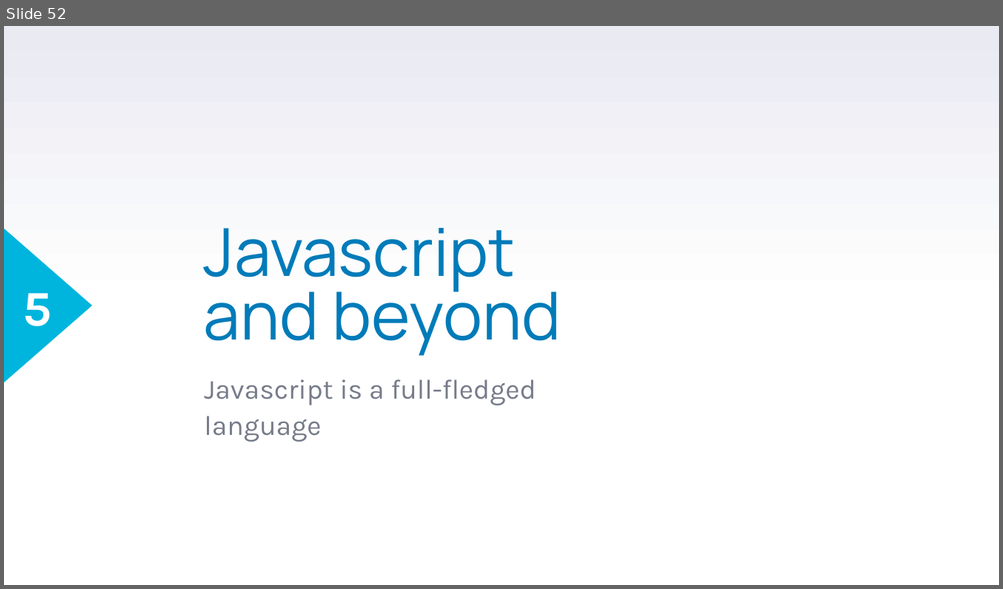
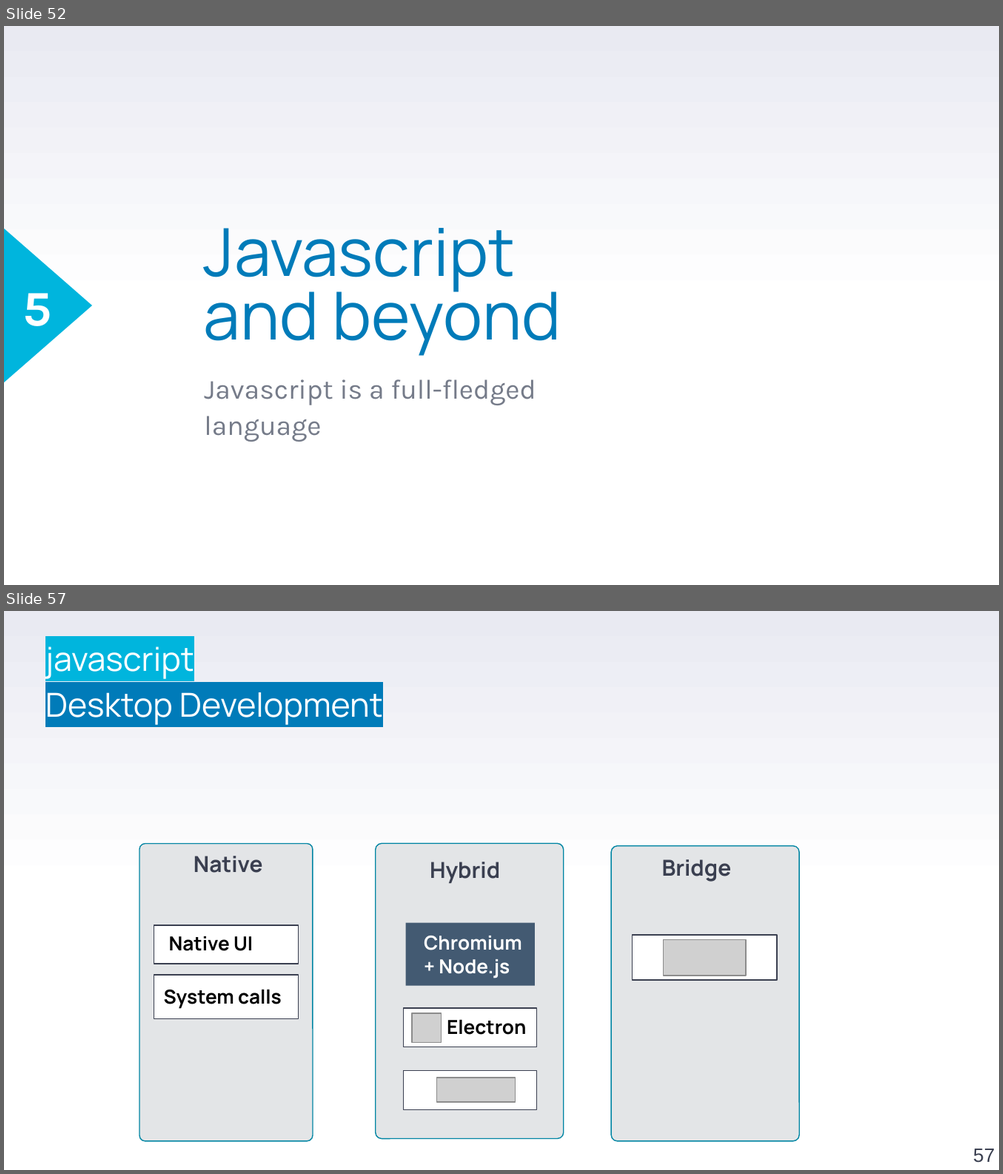
Before and after one commit to stefanofiorenza/KNITS, a slide deck: Programs/Trainings/01-FE/BasicJS/KNITS-Javascript.pptx. Shown one above the other, each under a label of ours: slide 52 before the commit, slides 52 and 57 after it; the slides between them are not shown. The pictures are 1003x589 and 1003x1174 pixels, drawn with LibreOffice and Linux fonts; fonts in the diff are those of the drawing; grey boxes stand for pictures; background and template pictures are left out. Boxes give left, top, right and bottom in pixels: in the first picture for what was removed or moved away, otherwise in the second. Text is boxed around its words. In the diff, an @@ line names an element or a change of style, - is before the commit and + after.

```diff
--- a/Programs/Trainings/01-FE/BasicJS/KNITS-Javascript.pptx
+++ b/Programs/Trainings/01-FE/BasicJS/KNITS-Javascript.pptx
@@ slide 57 added at (4,611,999,1170), background gradient #FFFFFF to #E9EAF2 @@
@@ text added at (45,647,383,725), 24 pt, text #FFFFFF @@
+javascript
+Desktop Development
@@ rounded rectangle added at (139,843,313,1141), fill #E3E5E7, outline #0086A3 0.75 pt @@
@@ rounded rectangle added at (375,843,563,1139), fill #E3E5E7, outline #0086A3 0.75 pt @@
@@ rounded rectangle added at (611,846,799,1141), fill #E3E5E7, outline #0086A3 0.75 pt @@
@@ text added at (193,856,263,873), 16 pt, text #3A3F50, bold @@
+  Native
@@ text added at (430,862,500,883), 16 pt, text #3A3F50, bold @@
+  Hybrid
@@ text added at (662,860,731,882), 16 pt, text #3A3F50, bold @@
+  Bridge
@@ rectangle added at (153,925,299,964), fill #FFFFFF, outline #3A3F50 0.75 pt @@
@@ text added at (169,937,253,951), 14 pt, text #000000, bold @@
+Native UI
@@ rectangle added at (406,923,535,986), fill #435A72 @@
@@ text added at (424,936,522,979), 14 pt, text #FFFFFF, bold @@
+Chromium
++ Node.js
@@ rectangle added at (632,935,777,980), fill #FFFFFF, outline #3A3F50 0.75 pt @@
@@ picture added at (663,940,746,976) @@
@@ rectangle added at (153,975,299,1019), fill #FFFFFF, outline #3A3F50 0.75 pt @@
@@ text added at (164,989,282,1009), 14 pt, text #000000, bold @@
+System calls
@@ rectangle added at (404,1009,537,1048), fill #FFFFFF, outline #3A3F50 0.75 pt @@
@@ picture added at (412,1014,441,1042) @@
@@ text added at (447,1019,526,1035), 14 pt, text #000000, bold @@
+Electron
@@ rectangle added at (404,1071,537,1111), fill #FFFFFF, outline #3A3F50 0.75 pt @@
@@ picture added at (437,1079,515,1103) @@
@@ page number added at (973,1149,994,1163), 14 pt, text #3A3F50 @@
+57
```
Also in this commit, not shown: 3 slides changed, 6 other slides added, 49 other files.
